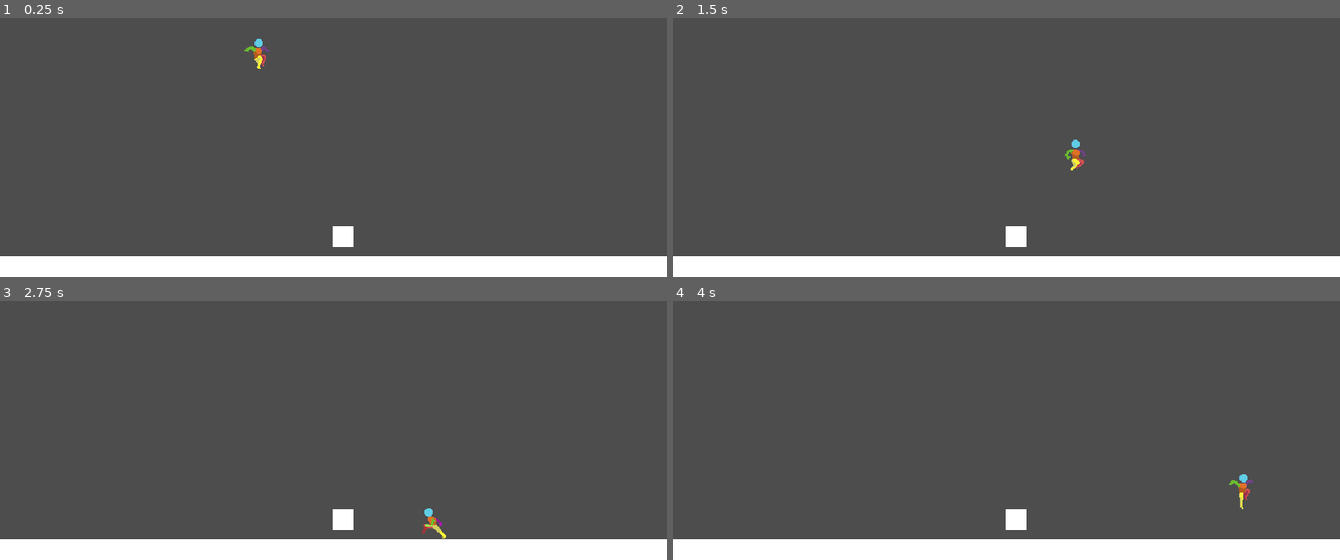
Above: before the commit, frames 1-4 (two rows, left to right).
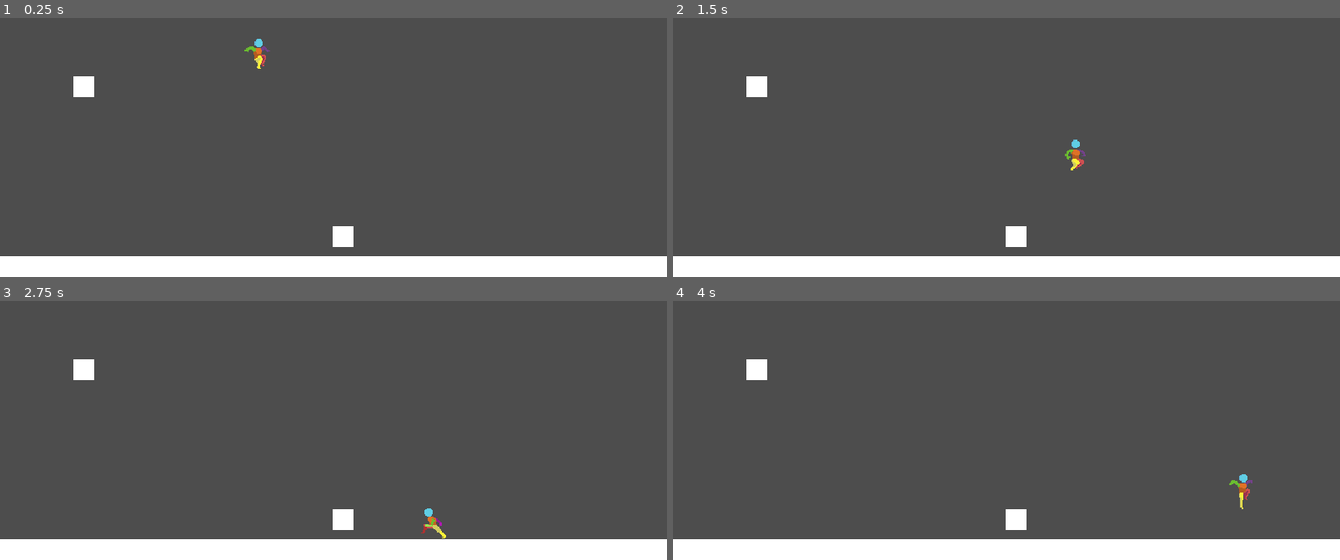
Above: after the commit, the same moments.

Repository: borknbeans/Godot-Wild-Jam-82
Game: Godot game, scene res://scenes/main.tscn
The game is run twice, just before and just after one commit, with the same random seed, the same clock (stepped at 60 frames per second) and the same inputs.
Inputs (mouse positions are in pixels of both pictures, inside the frame that each line leads up to):
- Up to frame 1 (0.25 s): no input
- Up to frame 2 (1.5 s): move the mouse to (1013, 235) at 0.52 s; hold D (move_right) from 0.53 s (still down); click (1013, 235) at 0.6 s; tap W (jump) at 0.77 s; move the mouse to (873, 108) at 1.27 s; click (873, 108) at 1.35 s
- Up to frame 3 (2.75 s): tap W (jump) at 1.52 s; move the mouse to (outside the picture) at 2.02 s; release D (move_right) at 2.03 s; hold A (move_left) from 2.03 s (still down); click (outside the picture) at 2.1 s
- Up to frame 4 (4 s): move the mouse to (973, 448) at 2.77 s; release A (move_left) at 2.78 s; hold D (move_right) from 2.78 s (still down); click (973, 448) at 2.85 s; tap W (jump) at 3.02, 3.77 s; move the mouse to (1206, 427) at 3.52 s; click (1206, 427) at 3.6 s

The runs differ from the first frame. In frame 1, 0.3% of the frame differs, in the area x 11-15%, y 22-31%; in frame 2, 0.3%; in frame 3, 0.3%; in frame 4, 0.3%.

Commit message:
Moveable slider

Diff:
--- a/scenes/main.tscn
+++ b/scenes/main.tscn
@@ -1,8 +1,9 @@
-[gd_scene load_steps=6 format=3 uid="uid://otxf430i8xdf"]
+[gd_scene load_steps=7 format=3 uid="uid://otxf430i8xdf"]
 
 [ext_resource type="Script" uid="uid://cu5xh5sjbuei2" path="res://scripts/main.gd" id="1_o5qli"]
 [ext_resource type="PackedScene" uid="uid://ctvnghpirupoc" path="res://scenes/player.tscn" id="2_0wfyh"]
-[ext_resource type="PackedScene" uid="uid://5rq4l3280fiy" path="res://scenes/ui/ui_button.tscn" id="3_sugp2"]
+[ext_resource type="PackedScene" uid="uid://be0iad2osmdgu" path="res://scenes/ui/ui_button.tscn" id="3_sugp2"]
+[ext_resource type="PackedScene" uid="uid://u5iy1momy6wo" path="res://scenes/ui/ui_slider.tscn" id="4_jyhfs"]
 
 [sub_resource type="RectangleShape2D" id="RectangleShape2D_0wfyh"]
 
@@ -28,3 +29,6 @@
 
 [node name="UIButton" parent="." instance=ExtResource("3_sugp2")]
 position = Vector2(329, 321)
+
+[node name="UISlider" parent="." instance=ExtResource("4_jyhfs")]
+position = Vector2(80, 177)
--- /dev/null
+++ b/scenes/ui/ui_slider.tscn
@@ -0,0 +1,32 @@
+[gd_scene load_steps=5 format=3 uid="uid://u5iy1momy6wo"]
+
+[ext_resource type="Script" uid="uid://bpd5b75ib5i8f" path="res://scripts/ui/ui_slider.gd" id="1_ym05c"]
+
+[sub_resource type="RectangleShape2D" id="RectangleShape2D_dar5h"]
+
+[sub_resource type="BoxMesh" id="BoxMesh_2dsja"]
+
+[sub_resource type="RectangleShape2D" id="RectangleShape2D_ym05c"]
+size = Vector2(20, 9)
+
+[node name="UISlider" type="StaticBody2D" node_paths=PackedStringArray("area_2d")]
+input_pickable = true
+script = ExtResource("1_ym05c")
+area_2d = NodePath("Area2D")
+metadata/_custom_type_script = "uid://bl0vxfkjhfgom"
+metadata/_edit_group_ = true
+
+[node name="CollisionShape2D" type="CollisionShape2D" parent="."]
+shape = SubResource("RectangleShape2D_dar5h")
+
+[node name="MeshInstance2D" type="MeshInstance2D" parent="."]
+scale = Vector2(20, 20)
+mesh = SubResource("BoxMesh_2dsja")
+
+[node name="Area2D" type="Area2D" parent="."]
+collision_layer = 0
+collision_mask = 2
+
+[node name="CollisionShape2D" type="CollisionShape2D" parent="Area2D"]
+position = Vector2(0, -14.5)
+shape = SubResource("RectangleShape2D_ym05c")
--- a/scripts/ui/ui_component.gd
+++ b/scripts/ui/ui_component.gd
@@ -17,7 +17,7 @@
 	if mouse_is_entered and Input.is_action_just_pressed("interact_ui"):
 		print("Clicked!")
 		mouse_down.emit()
-	elif mouse_is_entered and Input.is_action_just_released("interact_ui"):
+	elif Input.is_action_just_released("interact_ui"):
 		print("Released!")
 		mouse_up.emit()
 
--- /dev/null
+++ b/scripts/ui/ui_slider.gd
@@ -0,0 +1,56 @@
+extends UIComponent
+class_name UISlider
+
+
+@export var area_2d: Area2D
+@export var upper_bound: Vector2
+@export var lower_bound: Vector2
+
+
+var is_clicked: bool = false
+var previous_mouse_position = Vector2.ZERO
+var player: Player
+
+
+# Called when the node enters the scene tree for the first time.
+func _ready() -> void:
+	super._ready()
+	mouse_down.connect(on_mouse_down)
+	mouse_up.connect(on_mouse_up)
+	area_2d.body_entered.connect(on_player_entered)
+	area_2d.body_exited.connect(on_player_exited)
+
+
+# Called every frame. 'delta' is the elapsed time since the previous frame.
+func _process(delta: float) -> void:
+	super._process(delta)
+
+	# Dragging logic
+	if is_clicked:
+		var current_mouse_position = get_viewport().get_mouse_position()
+		var mouse_delta = Vector2.ZERO
+		if previous_mouse_position != Vector2.ZERO:
+			mouse_delta = current_mouse_position - previous_mouse_position
+		previous_mouse_position = current_mouse_position
+		#mouse_delta = max(Vector2.ZERO, )
+		position += mouse_delta
+		if player:
+			player.position += mouse_delta
+	else:
+		previous_mouse_position = Vector2.ZERO
+
+
+func on_mouse_down() -> void:
+	# TODO: Animate the click
+	is_clicked = true
+
+
+func on_mouse_up() -> void:
+	# TODO: Animate the release to bounce
+	is_clicked = false
+
+func on_player_entered(body: Node2D) -> void:
+	player = body as Player
+
+func on_player_exited(body: Node2D) -> void:
+	player = null
Not shown: 1 places in scenes/ui/ui_button.tscn that only renumber resources
Not shown: 1 places in scenes/ui/ui_component.tscn that only renumber resources
Not shown, added: scripts/ui/ui_slider.gd.uid
